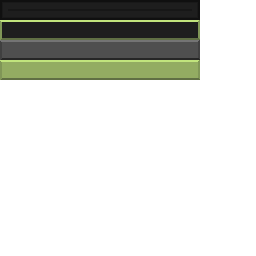
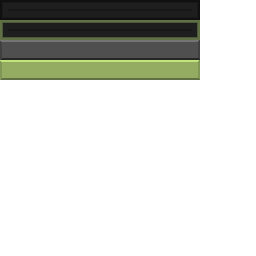
Layer changes from the first 256x256 image to the second:
painted on "slider background" (1st of 2) over [0, 20, 200, 40]
painted on "Slider" (1st of 2, in "outlined background" › "outline") over [0, 20, 200, 40]
removed layer "empty background" from group "outlined background" over [0, 20, 200, 40]
added layer "slider background" (2nd of 2) above "Slider gray" over [0, 20, 200, 40]
